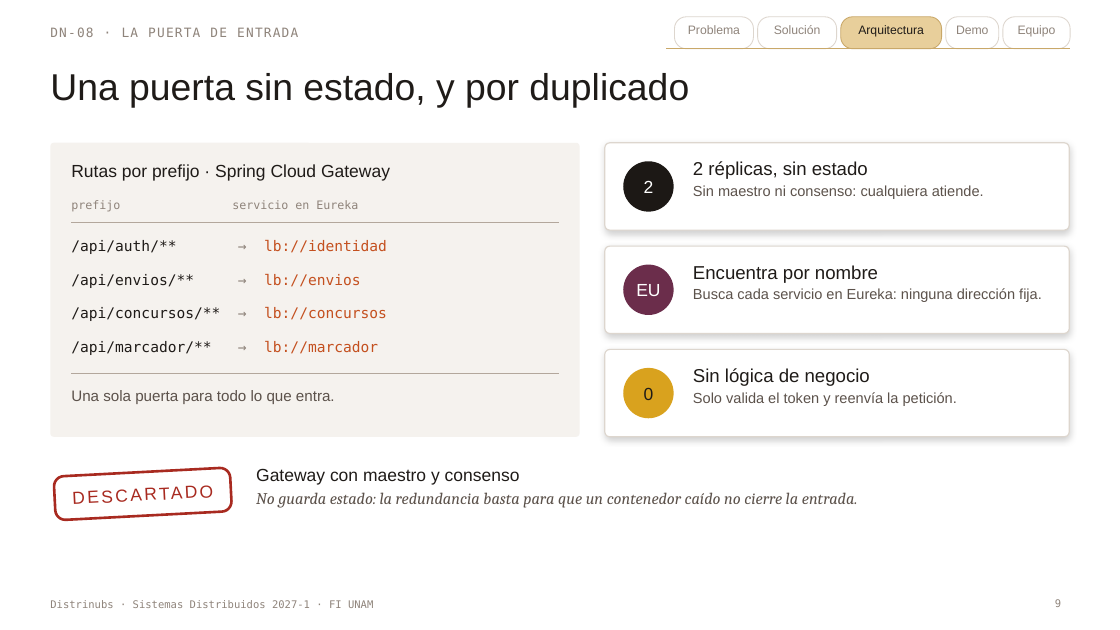
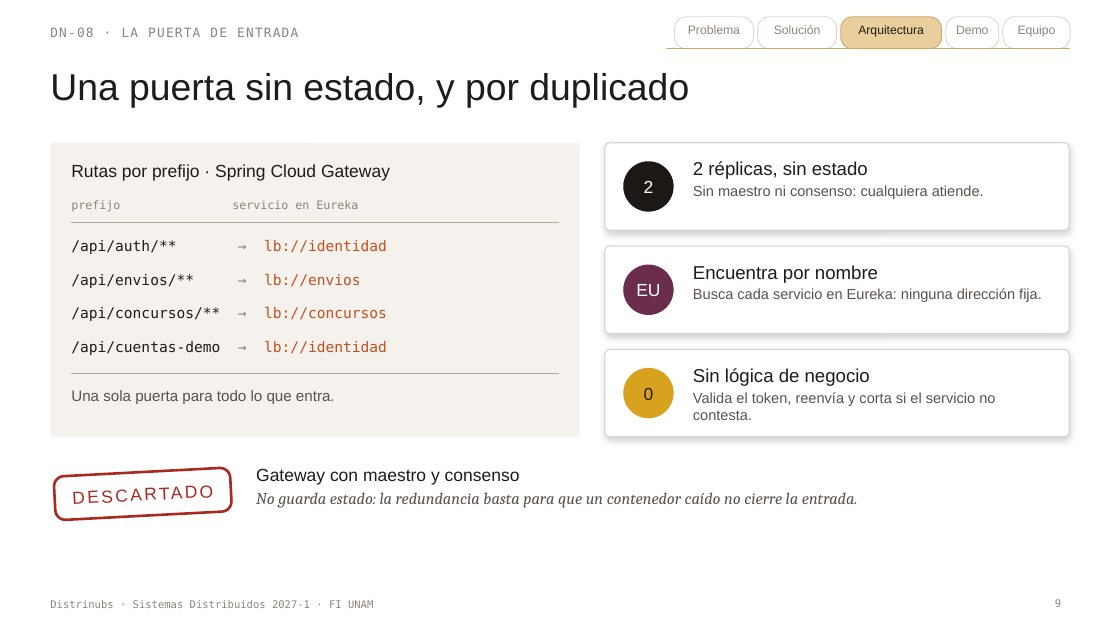
Before and after one commit to Delta2904/sd-2027-1-distrinubs, a slide deck: slide 9 of docs/pitch-distrinubs.pptx. Drawn at 1120x630 pixels with LibreOffice and Linux fonts; fonts in the diff are those of the drawing. Boxes give left, top, right and bottom in pixels: in the first picture for what was removed or moved away, otherwise in the second. Text is boxed around its words. In the diff, an @@ line names an element or a change of style, - is before the commit and + after.

Commit message:
Regenera el pitch con lo que corre en la etapa 2: números medidos, diapositiva de lo que sigue, plan B de la demo y notas del orador

```diff
--- a/docs/pitch-distrinubs.pptx
+++ b/docs/pitch-distrinubs.pptx
@@ text at [71,341,387,355]: text changed @@
-/api/marcador/** → lb://marcador
+/api/cuentas-demo → lb://identidad
@@ text at [693,392,995,420]: text changed @@
-Solo valida el token y reenvía la petición.
+Valida el token, reenvía y corta si el servicio no contesta.
```
Also in this commit, not shown: 17 other slides changed, 1 slide added.
